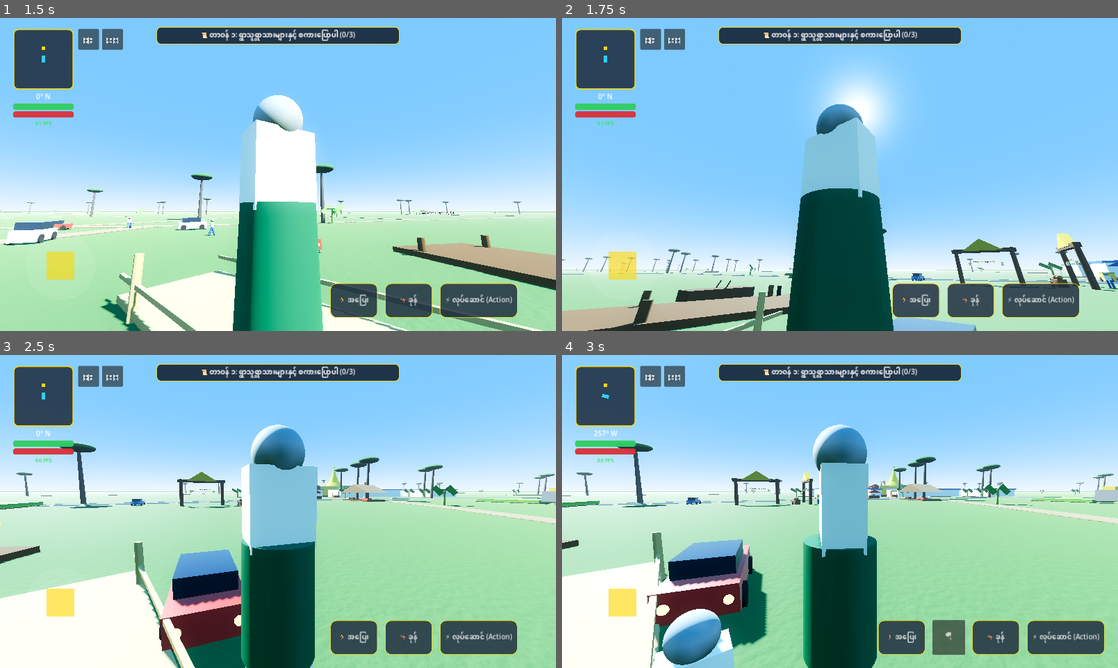
Above: before the commit, frames 1-4 (two rows, left to right).
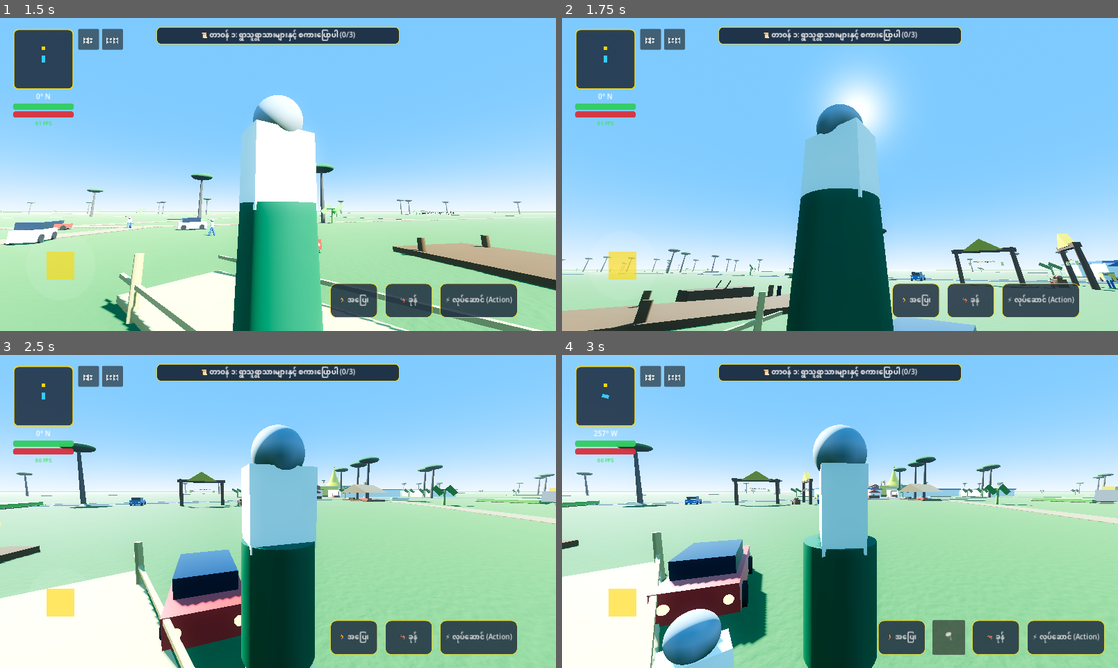
Above: after the commit, the same moments.

Repository: sudohlaingwin/gta-open-world
Game: Godot game, scene res://scenes/main_menu.tscn
Two runs of this game, one before a commit and one after it. Both use one fixed random seed, a clock stepped at 60 frames per second and the inputs below.
Inputs (mouse positions are in pixels of both pictures, inside the frame that each line leads up to):
- Up to frame 1 (1.5 s): click "🎮 အသစ်စတင်မည် (New Game)" at 0.5 s; drag from (66, 274) to (333, 105) at 1.27 s
- Up to frame 2 (1.75 s): no input
- Up to frame 3 (2.5 s): drag from (166, 527) to (250, 574) at 2.02 s
- Up to frame 4 (3 s): move the mouse to (895, 442) at 2.77 s; hold Right (ui_right) from 2.78 s (still down); hold Ctrl from 2.78 s (still down)

Frame 1 is identical in both runs. In frame 2, less than 0.1% of the frame differs, in the area x 62-66%, y 81-85%; in frame 3, less than 0.1%; in frame 4, less than 0.1%, in the area x 22-26%, y 45-48%.

Commit message:
Slice 146: Myanmar Village Car automotive scale upgrade (4.8m length, 2.3m width) and MUSE Slice 61 addendum review

Diff:
--- a/scenes/village_car.tscn
+++ b/scenes/village_car.tscn
@@ -3,10 +3,10 @@
 [ext_resource type="Script" path="res://scripts/vehicle_controller.gd" id="1_vehicle"]
 
 [sub_resource type="BoxShape3D" id="BoxShape3D_car"]
-size = Vector3(2.0, 1.4, 4.2)
+size = Vector3(2.3, 1.7, 4.8)
 
 [sub_resource type="BoxMesh" id="BoxMesh_body"]
-size = Vector3(1.9, 0.8, 4.0)
+size = Vector3(2.2, 0.95, 4.6)
 
 [sub_resource type="StandardMaterial3D" id="StandardMaterial3D_car_paint"]
 albedo_color = Color(0.12, 0.45, 0.78, 1)
@@ -14,96 +14,96 @@
 roughness = 0.25
 
 [sub_resource type="BoxMesh" id="BoxMesh_cabin"]
-size = Vector3(1.6, 0.7, 2.2)
+size = Vector3(1.85, 0.85, 2.6)
 
 [sub_resource type="StandardMaterial3D" id="StandardMaterial3D_cabin_glass"]
 albedo_color = Color(0.1, 0.15, 0.2, 0.8)
 roughness = 0.1
 
 [sub_resource type="BoxMesh" id="BoxMesh_headlight"]
-size = Vector3(0.28, 0.18, 0.1)
+size = Vector3(0.35, 0.22, 0.12)
 
 [sub_resource type="StandardMaterial3D" id="StandardMaterial3D_headlight"]
 albedo_color = Color(1.0, 0.98, 0.85, 1)
 emission_enabled = true
 emission = Color(1.0, 0.95, 0.8, 1)
-emission_energy_multiplier = 2.5
+emission_energy_multiplier = 2.8
 
 [sub_resource type="StandardMaterial3D" id="StandardMaterial3D_taillight"]
 albedo_color = Color(0.9, 0.1, 0.1, 1)
 emission_enabled = true
 emission = Color(0.95, 0.15, 0.15, 1)
-emission_energy_multiplier = 2.0
+emission_energy_multiplier = 2.4
 
 [sub_resource type="CylinderMesh" id="CylinderMesh_wheel"]
-top_radius = 0.38
-bottom_radius = 0.38
-height = 0.25
+top_radius = 0.44
+bottom_radius = 0.44
+height = 0.3
 
 [sub_resource type="StandardMaterial3D" id="StandardMaterial3D_tire"]
 albedo_color = Color(0.15, 0.15, 0.15, 1)
 roughness = 0.9
 
 [sub_resource type="BoxShape3D" id="BoxShape3D_interact"]
-size = Vector3(4.0, 2.5, 5.5)
+size = Vector3(4.6, 2.8, 6.2)
 
 [node name="MyanmarVillageCar" type="VehicleBody3D"]
 script = ExtResource("1_vehicle")
 
 [node name="CollisionShape3D" type="CollisionShape3D" parent="."]
-transform = Transform3D(1, 0, 0, 0, 1, 0, 0, 0, 1, 0, 0.8, 0)
+transform = Transform3D(1, 0, 0, 0, 1, 0, 0, 0, 1, 0, 0.95, 0)
 shape = SubResource("BoxShape3D_car")
 
 [node name="BodyMesh" type="MeshInstance3D" parent="."]
-transform = Transform3D(1, 0, 0, 0, 1, 0, 0, 0, 1, 0, 0.65, 0)
+transform = Transform3D(1, 0, 0, 0, 1, 0, 0, 0, 1, 0, 0.75, 0)
 mesh = SubResource("BoxMesh_body")
 surface_material_override/0 = SubResource("StandardMaterial3D_car_paint")
 
 [node name="CabinMesh" type="MeshInstance3D" parent="."]
-transform = Transform3D(1, 0, 0, 0, 1, 0, 0, 0, 1, 0, 1.25, -0.3)
+transform = Transform3D(1, 0, 0, 0, 1, 0, 0, 0, 1, 0, 1.45, -0.35)
 mesh = SubResource("BoxMesh_cabin")
 surface_material_override/0 = SubResource("StandardMaterial3D_cabin_glass")
 
 [node name="HeadlightL" type="MeshInstance3D" parent="."]
-transform = Transform3D(1, 0, 0, 0, 1, 0, 0, 0, 1, -0.65, 0.65, -2.0)
+transform = Transform3D(1, 0, 0, 0, 1, 0, 0, 0, 1, -0.78, 0.75, -2.3)
 mesh = SubResource("BoxMesh_headlight")
 surface_material_override/0 = SubResource("StandardMaterial3D_headlight")
 
 [node name="HeadlightR" type="MeshInstance3D" parent="."]
-transform = Transform3D(1, 0, 0, 0, 1, 0, 0, 0, 1, 0.65, 0.65, -2.0)
+transform = Transform3D(1, 0, 0, 0, 1, 0, 0, 0, 1, 0.78, 0.75, -2.3)
 mesh = SubResource("BoxMesh_headlight")
 surface_material_override/0 = SubResource("StandardMaterial3D_headlight")
 
 [node name="HeadlightBeamL" type="SpotLight3D" parent="."]
-transform = Transform3D(1, 0, 0, 0, 1, 0, 0, 0, 1, -0.65, 0.65, -2.05)
+transform = Transform3D(1, 0, 0, 0, 1, 0, 0, 0, 1, -0.78, 0.75, -2.35)
 light_color = Color(1, 0.96, 0.88, 1)
-light_energy = 2.4
-spot_range = 28.0
-spot_angle = 38.0
+light_energy = 2.8
+spot_range = 35.0
+spot_angle = 40.0
 
 [node name="HeadlightBeamR" type="SpotLight3D" parent="."]
-transform = Transform3D(1, 0, 0, 0, 1, 0, 0, 0, 1, 0.65, 0.65, -2.05)
+transform = Transform3D(1, 0, 0, 0, 1, 0, 0, 0, 1, 0.78, 0.75, -2.35)
 light_color = Color(1, 0.96, 0.88, 1)
-light_energy = 2.4
-spot_range = 28.0
-spot_angle = 38.0
+light_energy = 2.8
+spot_range = 35.0
+spot_angle = 40.0
 
 [node name="TaillightL" type="MeshInstance3D" parent="."]
-transform = Transform3D(1, 0, 0, 0, 1, 0, 0, 0, 1, -0.65, 0.65, 2.0)
+transform = Transform3D(1, 0, 0, 0, 1, 0, 0, 0, 1, -0.78, 0.75, 2.3)
 mesh = SubResource("BoxMesh_headlight")
 surface_material_override/0 = SubResource("StandardMaterial3D_taillight")
 
 [node name="TaillightR" type="MeshInstance3D" parent="."]
-transform = Transform3D(1, 0, 0, 0, 1, 0, 0, 0, 1, 0.65, 0.65, 2.0)
+transform = Transform3D(1, 0, 0, 0, 1, 0, 0, 0, 1, 0.78, 0.75, 2.3)
 mesh = SubResource("BoxMesh_headlight")
 surface_material_override/0 = SubResource("StandardMaterial3D_taillight")
 
 [node name="WheelFrontLeft" type="VehicleWheel3D" parent="."]
-transform = Transform3D(1, 0, 0, 0, 1, 0, 0, 0, 1, -0.95, 0.38, -1.3)
+transform = Transform3D(1, 0, 0, 0, 1, 0, 0, 0, 1, -1.1, 0.44, -1.5)
 use_as_steering = true
-wheel_radius = 0.38
-wheel_rest_length = 0.15
-suspension_stiffness = 30.0
+wheel_radius = 0.44
+wheel_rest_length = 0.16
+suspension_stiffness = 32.0
 
 [node name="MeshInstance3D" type="MeshInstance3D" parent="WheelFrontLeft"]
 transform = Transform3D(-4.37114e-08, -1, 0, 1, -4.37114e-08, 0, 0, 0, 1, 0, 0, 0)
@@ -111,11 +111,11 @@
 surface_material_override/0 = SubResource("StandardMaterial3D_tire")
 
 [node name="WheelFrontRight" type="VehicleWheel3D" parent="."]
-transform = Transform3D(1, 0, 0, 0, 1, 0, 0, 0, 1, 0.95, 0.38, -1.3)
+transform = Transform3D(1, 0, 0, 0, 1, 0, 0, 0, 1, 1.1, 0.44, -1.5)
 use_as_steering = true
-wheel_radius = 0.38
-wheel_rest_length = 0.15
-suspension_stiffness = 30.0
+wheel_radius = 0.44
+wheel_rest_length = 0.16
+suspension_stiffness = 32.0
 
 [node name="MeshInstance3D" type="MeshInstance3D" parent="WheelFrontRight"]
 transform = Transform3D(-4.37114e-08, -1, 0, 1, -4.37114e-08, 0, 0, 0, 1, 0, 0, 0)
@@ -123,11 +123,11 @@
 surface_material_override/0 = SubResource("StandardMaterial3D_tire")
 
 [node name="WheelBackLeft" type="VehicleWheel3D" parent="."]
-transform = Transform3D(1, 0, 0, 0, 1, 0, 0, 0, 1, -0.95, 0.38, 1.3)
+transform = Transform3D(1, 0, 0, 0, 1, 0, 0, 0, 1, -1.1, 0.44, 1.5)
 use_as_traction = true
-wheel_radius = 0.38
-wheel_rest_length = 0.15
-suspension_stiffness = 30.0
+wheel_radius = 0.44
+wheel_rest_length = 0.16
+suspension_stiffness = 32.0
 
 [node name="MeshInstance3D" type="MeshInstance3D" parent="WheelBackLeft"]
 transform = Transform3D(-4.37114e-08, -1, 0, 1, -4.37114e-08, 0, 0, 0, 1, 0, 0, 0)
@@ -135,11 +135,11 @@
 surface_material_override/0 = SubResource("StandardMaterial3D_tire")
 
 [node name="WheelBackRight" type="VehicleWheel3D" parent="."]
-transform = Transform3D(1, 0, 0, 0, 1, 0, 0, 0, 1, 0.95, 0.38, 1.3)
+transform = Transform3D(1, 0, 0, 0, 1, 0, 0, 0, 1, 1.1, 0.44, 1.5)
 use_as_traction = true
-wheel_radius = 0.38
-wheel_rest_length = 0.15
-suspension_stiffness = 30.0
+wheel_radius = 0.44
+wheel_rest_length = 0.16
+suspension_stiffness = 32.0
 
 [node name="MeshInstance3D" type="MeshInstance3D" parent="WheelBackRight"]
 transform = Transform3D(-4.37114e-08, -1, 0, 1, -4.37114e-08, 0, 0, 0, 1, 0, 0, 0)
@@ -147,10 +147,10 @@
 surface_material_override/0 = SubResource("StandardMaterial3D_tire")
 
 [node name="DriverSeat" type="Marker3D" parent="."]
-transform = Transform3D(1, 0, 0, 0, 1, 0, 0, 0, 1, -0.4, 0.8, -0.2)
+transform = Transform3D(1, 0, 0, 0, 1, 0, 0, 0, 1, -0.48, 0.95, -0.25)
 
 [node name="InteractionArea" type="Area3D" parent="."]
 
 [node name="CollisionShape3D" type="CollisionShape3D" parent="InteractionArea"]
-transform = Transform3D(1, 0, 0, 0, 1, 0, 0, 0, 1, 0, 0.8, 0)
+transform = Transform3D(1, 0, 0, 0, 1, 0, 0, 0, 1, 0, 0.95, 0)
 shape = SubResource("BoxShape3D_interact")
Not shown, changed: COLLAB.md
